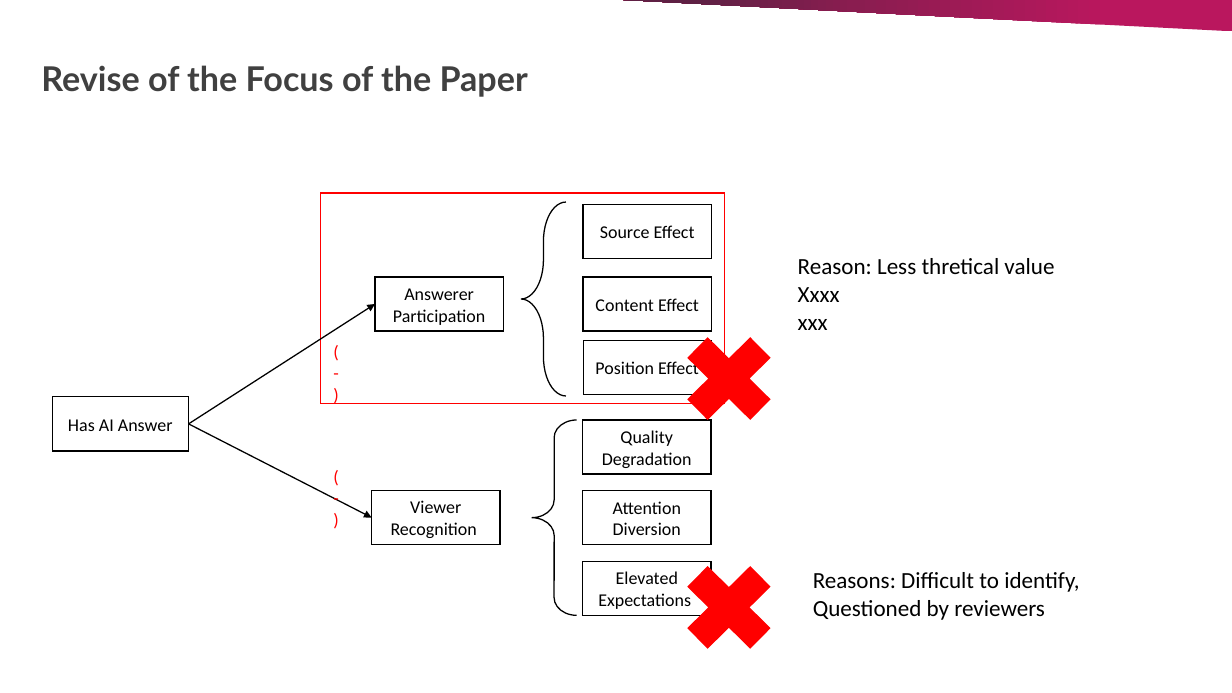
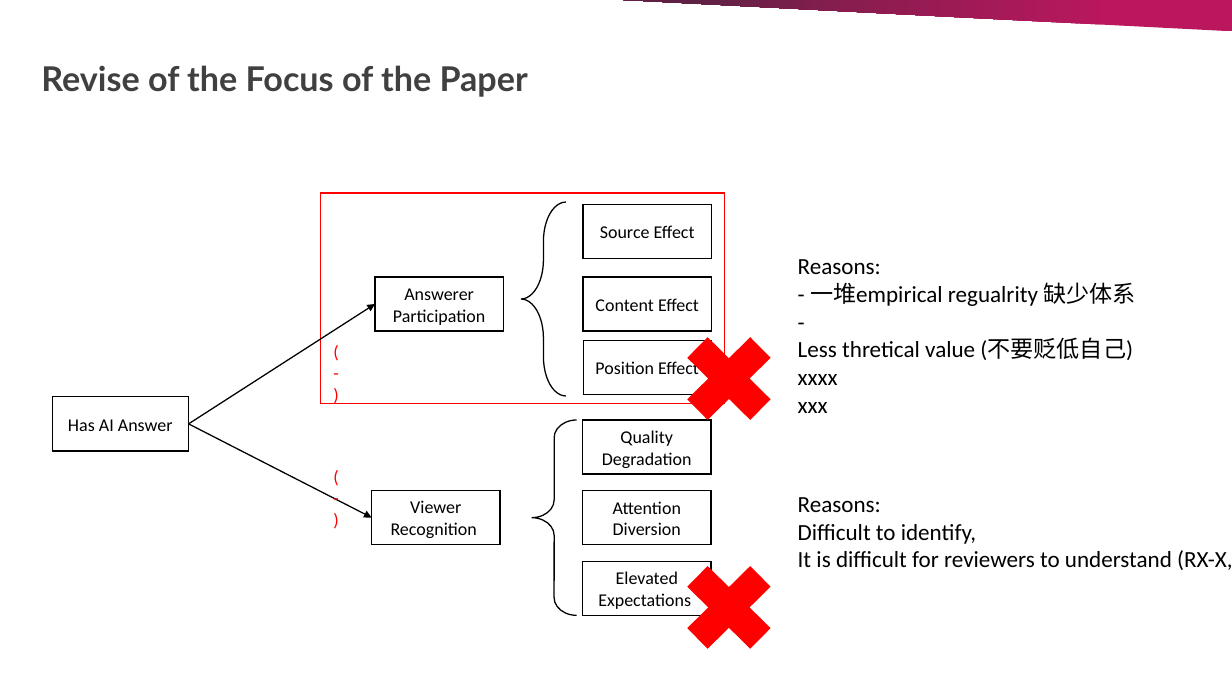
Before and after one commit to chen-junluo/geek-community, a slide deck: slide 8 of Projects/MISQ/MISQ round 2/SE meeting slide_260610.pptx. Drawn at 1232x693 pixels with LibreOffice and Linux fonts; fonts in the diff are those of the drawing. Boxes give left, top, right and bottom in pixels: in the first picture for what was removed or moved away, otherwise in the second. Text is boxed around its words. In the diff, an @@ line names an element or a change of style, - is before the commit and + after.

```diff
--- a/Projects/MISQ/MISQ round 2/SE meeting slide_260610.pptx
+++ b/Projects/MISQ/MISQ round 2/SE meeting slide_260610.pptx
@@ text at <box>798,259,1136,385</box>: text changed @@
-Reason: Less thretical value
-Xxxx
+Reasons:
+- 一堆empirical regualrity 缺少体系
+-
+Less thretical value (不要贬低自己)
+xxxx
@@ text "Reasons: Difficult to identify,": place and size @@
-text "Reasons: Difficult to identify," at <box>813,572,1079,620</box>
+text "Reasons: Difficult to identify," at <box>798,497,1232,570</box>
@@ text at <box>798,550,1232,570</box>: text changed @@
-Questioned by reviewers
+It is difficult for reviewers to understand (RX-X, )
```
Also in this commit, not shown: 4 other slides changed, 4 other files.
